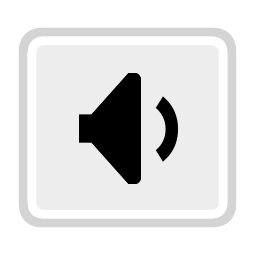
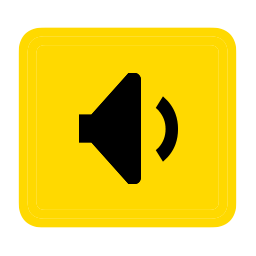
Before/after of a 256x256 layered artwork. What changed in the layer stack:
added layer "Layer 1" above "Vector Smart Object" over bbox(18, 27, 237, 228)
